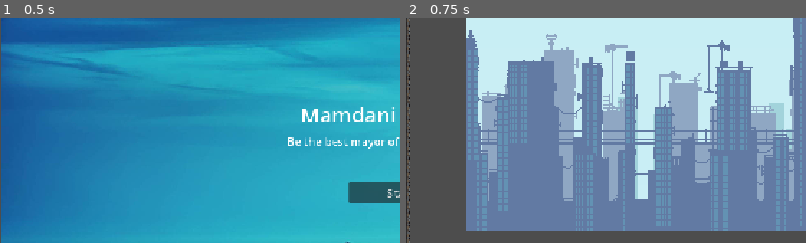
Above: before the commit, frames 1-2 (left to right).
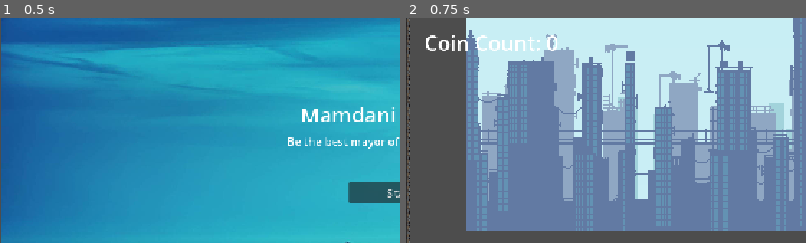
Above: after the commit, the same moments.

Repository: Yuco135/jumpstart-haven
Game: Godot game, scene res://title.tscn
Same seed, same stepped clock (60 frames per second), same inputs: the game is played once before the commit and once after it.
Inputs:
- Up to frame 1 (0.5 s): no input
- Up to frame 2 (0.75 s): click "Start" at 0.5 s
The pictures show only the part of the screen within x 0-50%, y 0-50%; the shares and areas given below are measured in that part.

Frame 1 is identical in both runs. In frame 2, 0.7% of the frame differs, in the area x 5-38%, y 7-15%.

Commit message:
work on script
worked on player script to add coins

Diff:
--- a/main.tscn
+++ b/main.tscn
@@ -359,6 +359,17 @@
 position = Vector2(-10, 350)
 zoom = Vector2(0.6, 0.6)
 
+[node name="CoinCount" type="Label" parent="Camera2D" unique_id=613625429]
+unique_name_in_owner = true
+offset_left = -916.0
+offset_top = -515.0
+offset_right = -594.0
+offset_bottom = -446.0
+size_flags_horizontal = 0
+size_flags_vertical = 0
+theme_override_font_sizes/font_size = 50
+text = "Coin Count: 0"
+
 [node name="City Background" type="Sprite2D" parent="." unique_id=1919417943]
 z_index = -10
 position = Vector2(142, -227)
--- a/player.gd
+++ b/player.gd
@@ -5,7 +5,7 @@
 const JUMP_VELOCITY = -500.0
 
 var coin_counter = 0
-
+@onready var coin_label = %CoinCount
 
 func _physics_process(delta: float) -> void:
 	# Add the gravity.
@@ -33,3 +33,4 @@
 
 func set_coin(new_coin_count: int) -> void:
 	coin_counter = new_coin_count
+	coin_label.text = "Coin Count: " + str(coin_counter)
